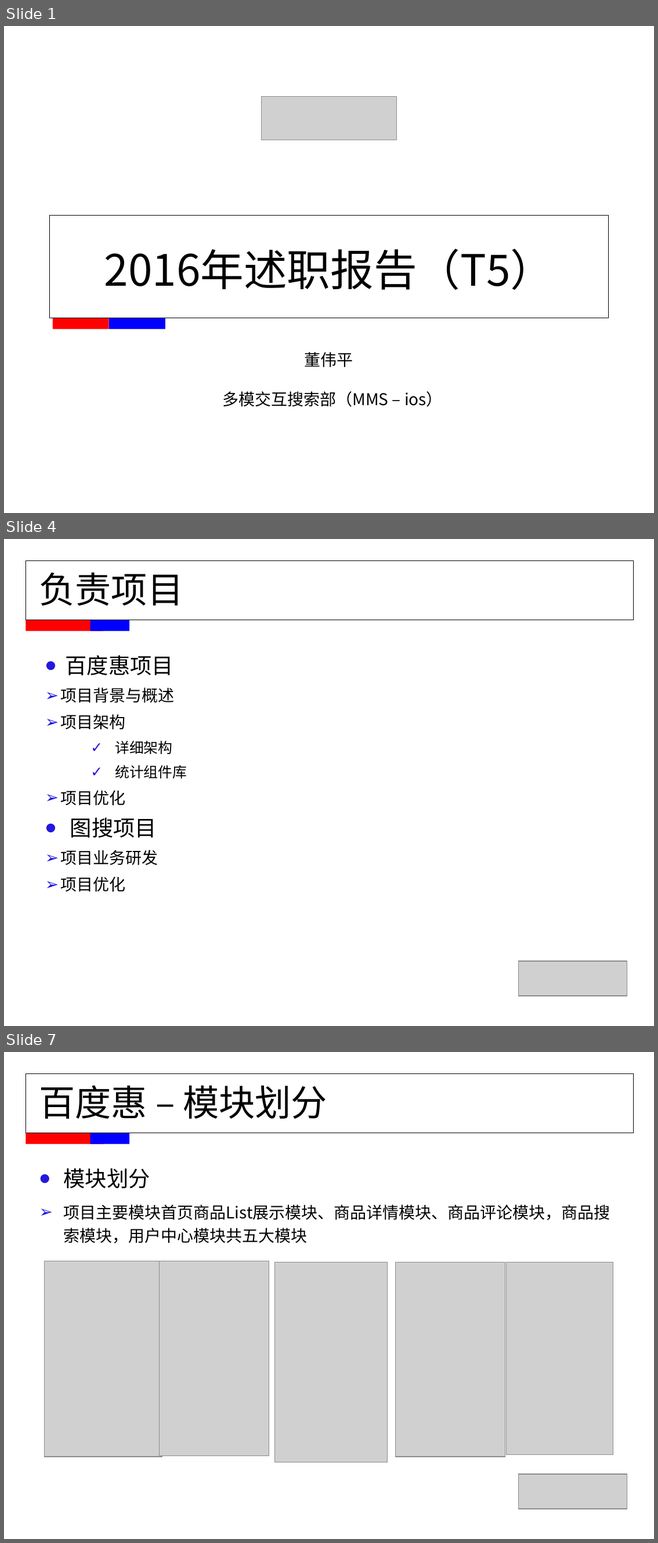
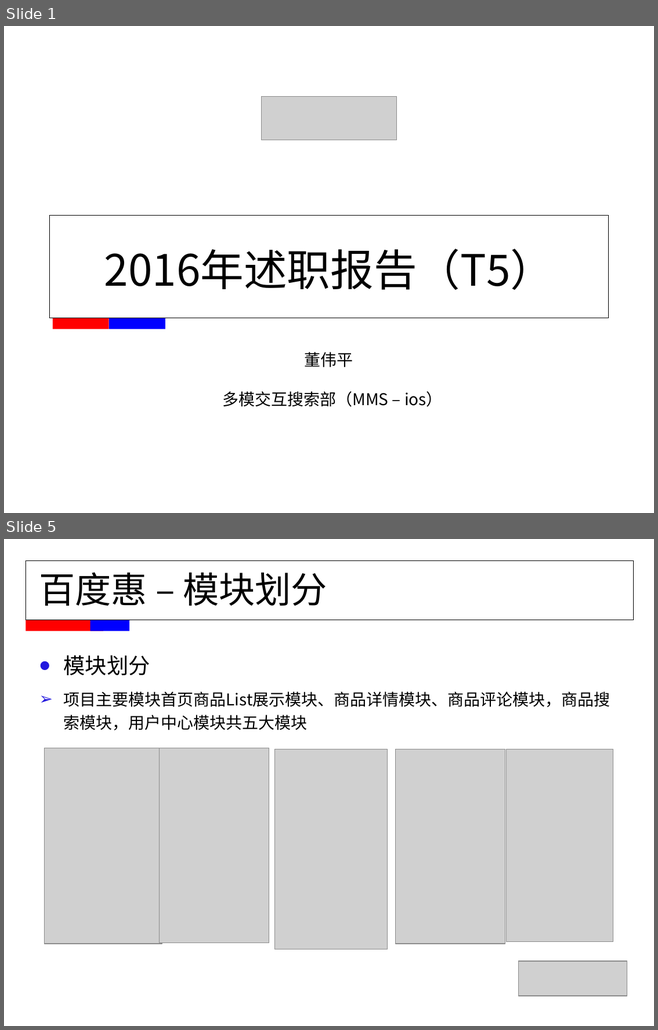
Before and after one commit to FridayAndHoliday/ElenaCodeManager, a slide deck: document/MMS职称评定-董伟平.ppt. Shown one above the other, each under a label of ours: slides 1, 4 and 7 before the commit, slides 1 and 5 after it; the slides between them are not shown. The pictures are 658x1543 and 658x1030 pixels, drawn with LibreOffice and Linux fonts; fonts in the diff are those of the drawing; grey boxes stand for pictures. Boxes give left, top, right and bottom in pixels: in the first picture for what was removed or moved away, otherwise in the second. Text is boxed around its words. In the diff, an @@ line names an element or a change of style, - is before the commit and + after.

```diff
--- a/document/MMS职称评定-董伟平.ppt
+++ b/document/MMS职称评定-董伟平.ppt
@@ slide 4 removed at (4, 539, 654, 1026), background #FFFFFF @@
@@ rectangle removed at (25, 560, 633, 620) @@
@@ title removed at (39, 572, 184, 606) @@
-负责项目
@@ rectangle removed at (25, 620, 103, 631) @@
@@ rectangle removed at (90, 620, 129, 631) @@
@@ text removed at (60, 655, 187, 892) @@
-  • 百度惠项目
-  ➢ 项目背景与概述
-  ➢ 项目架构
-    ✓ 详细架构
-    ✓ 统计组件库
-  ➢ 项目优化
-  • 图搜项目
-  ➢ 项目业务研发
-  ➢ 项目优化
@@ picture removed at (518, 961, 627, 996) @@
@@ what was slide 7 is now slide 5 @@
```
Also in this commit, not shown: 8 slides changed.
